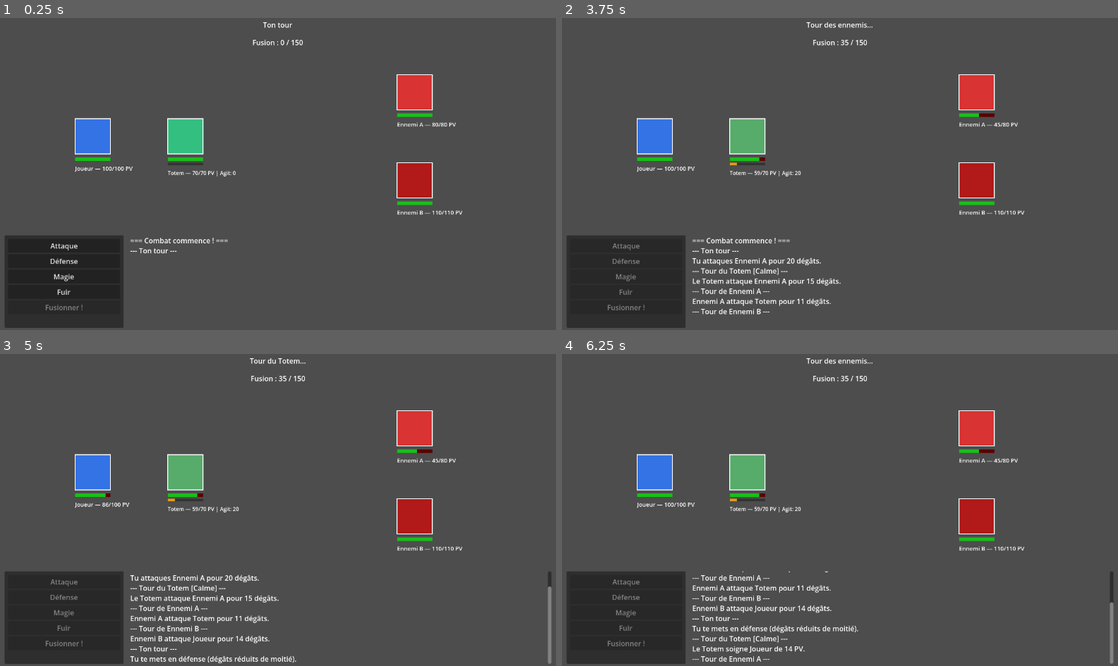
Above: before the commit, frames 1-4 (two rows, left to right).
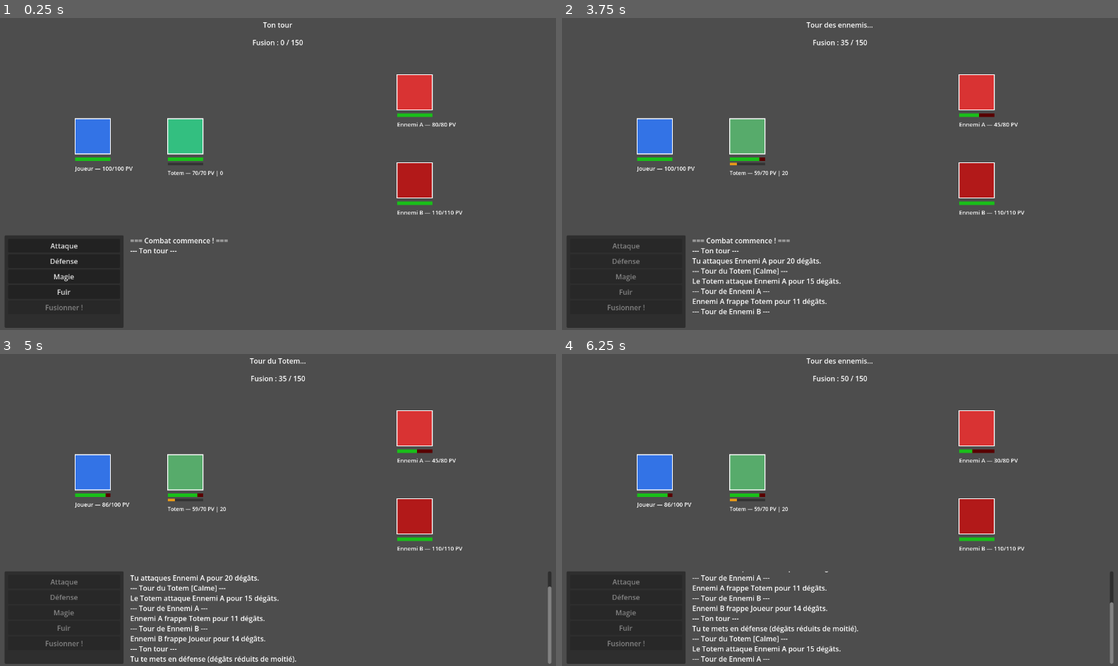
Above: after the commit, the same moments.

Repository: maxoupqg/totema_project
Game: Godot game, scene res://scenes/combat.tscn
Same seed, same stepped clock (60 frames per second), same inputs: the game is played once before the commit and once after it.
Inputs:
- Up to frame 1 (0.25 s): no input
- Up to frame 2 (3.75 s): click "Attaque" at 0.5 s; click "Ennemi A (80/80 PV)" at 1.25 s; tap Enter at 2, 3.5 s; tap Space at 2.75 s
- Up to frame 3 (5 s): click "Défense" at 4.25 s
- Up to frame 4 (6.25 s): tap Space at 5 s; tap Enter at 5.75 s

The runs differ from the first frame. In frame 1, less than 0.1% of the frame differs, in the area x 39-43%, y 48-51%; in frame 2, 0.2%; in frame 3, 0.4%; in frame 4, 0.7%, in the area x 18-79%, y 6-96%.

Commit message:
feat: axes Colère et Peur + architecture multi-axe
- TotemIABase : classe de base commune à tous les axes
- TotemIAAgitation : refactorisé depuis TotemIA
- TotemIAColere : attaque boostée + auto-dégâts, fusion retourne les dégâts
- TotemIAPeur : protection/redirection, fusion interception + contre-attaque
- Totem : @export type_axe (dropdown inspecteur), instancie l'IA au _ready
- reference_axes_totem.md : doc de design des axes

Co-Authored-By: Claude Sonnet 4.6 <noreply@anthropic.com>

Diff:
--- a/scenes/combat.tscn
+++ b/scenes/combat.tscn
@@ -1,40 +1,35 @@
-[gd_scene load_steps=6 format=3]
+[gd_scene format=3 uid="uid://bn6k7t1hloi38"]
 
-[ext_resource type="Script" path="res://scripts/gestionnaire_combat.gd" id="1"]
-[ext_resource type="Script" path="res://scripts/joueur.gd" id="2"]
-[ext_resource type="Script" path="res://scripts/totem.gd" id="3"]
-[ext_resource type="Script" path="res://scripts/ennemi.gd" id="4"]
-[ext_resource type="Script" path="res://scripts/fusion.gd" id="5"]
+[ext_resource type="Script" uid="uid://c3hbh6ystsday" path="res://scripts/gestionnaire_combat.gd" id="1"]
+[ext_resource type="Script" uid="uid://bsxsnaj02hwp1" path="res://scripts/joueur.gd" id="2"]
+[ext_resource type="Script" uid="uid://bf4wc3vds523y" path="res://scripts/totem.gd" id="3"]
+[ext_resource type="Script" uid="uid://bc2ppoo804cjp" path="res://scripts/ennemi.gd" id="4"]
+[ext_resource type="Script" uid="uid://c01k7vbdoh5k7" path="res://scripts/fusion.gd" id="5"]
 
-[node name="Combat" type="Node2D"]
+[node name="Combat" type="Node2D" unique_id=611260603]
 script = ExtResource("1")
 
-[node name="Combattants" type="Node2D" parent="."]
+[node name="Combattants" type="Node2D" parent="." unique_id=1323960995]
 
-[node name="Joueur" type="Node2D" parent="Combattants"]
-position = Vector2(220.0, 280.0)
+[node name="Joueur" type="Node2D" parent="Combattants" unique_id=673377662]
+position = Vector2(220, 280)
 script = ExtResource("2")
+degats_magie = 28
 nom_combattant = "Joueur"
-pv_max = 100
-vitesse = 10
 degats_base = 20
 couleur = Color(0.2, 0.45, 0.9, 1)
-degats_magie = 28
 
-[node name="Totem" type="Node2D" parent="Combattants"]
-position = Vector2(430.0, 280.0)
+[node name="Totem" type="Node2D" parent="Combattants" unique_id=1569438253]
+position = Vector2(430, 280)
 script = ExtResource("3")
+type_axe = 1
 nom_combattant = "Totem"
 pv_max = 70
 vitesse = 9
-degats_base = 15
 couleur = Color(0.2, 0.75, 0.5, 1)
-agitation = 0
-soin_base = 20
-agitation_par_coup = 20
 
-[node name="Ennemi1" type="Node2D" parent="Combattants"]
-position = Vector2(950.0, 180.0)
+[node name="Ennemi1" type="Node2D" parent="Combattants" unique_id=561715313]
+position = Vector2(950, 180)
 script = ExtResource("4")
 nom_combattant = "Ennemi A"
 pv_max = 80
@@ -42,8 +37,8 @@
 degats_base = 11
 couleur = Color(0.85, 0.2, 0.2, 1)
 
-[node name="Ennemi2" type="Node2D" parent="Combattants"]
-position = Vector2(950.0, 380.0)
+[node name="Ennemi2" type="Node2D" parent="Combattants" unique_id=1397143638]
+position = Vector2(950, 380)
 script = ExtResource("4")
 nom_combattant = "Ennemi B"
 pv_max = 110
@@ -51,15 +46,12 @@
 degats_base = 14
 couleur = Color(0.7, 0.1, 0.1, 1)
 
-[node name="Fusion" type="Node" parent="."]
+[node name="Fusion" type="Node" parent="." unique_id=1610684322]
 script = ExtResource("5")
-jauge_max = 150
-duree_fusion = 3
-soin_fusion = 40
 
-[node name="UI" type="CanvasLayer" parent="."]
+[node name="UI" type="CanvasLayer" parent="." unique_id=1515182418]
 
-[node name="LabelTour" type="Label" parent="UI"]
+[node name="LabelTour" type="Label" parent="UI" unique_id=1295591736]
 offset_left = 490.0
 offset_top = 15.0
 offset_right = 790.0
@@ -67,7 +59,7 @@
 text = "En attente..."
 horizontal_alignment = 1
 
-[node name="LabelFusion" type="Label" parent="UI"]
+[node name="LabelFusion" type="Label" parent="UI" unique_id=1788553001]
 offset_left = 490.0
 offset_top = 55.0
 offset_right = 790.0
@@ -75,51 +67,59 @@
 text = "Fusion : 0 / 150"
 horizontal_alignment = 1
 
-[node name="PanelCibles" type="Panel" parent="UI"]
+[node name="PanelCibles" type="Panel" parent="UI" unique_id=110242071]
+visible = false
 offset_left = 20.0
 offset_top = 390.0
 offset_right = 290.0
 offset_bottom = 500.0
-visible = false
 
-[node name="VBoxCibles" type="VBoxContainer" parent="UI/PanelCibles"]
+[node name="VBoxCibles" type="VBoxContainer" parent="UI/PanelCibles" unique_id=2113932017]
+layout_mode = 0
 offset_left = 8.0
 offset_top = 8.0
 offset_right = 262.0
 offset_bottom = 92.0
 
-[node name="LabelTitre" type="Label" parent="UI/PanelCibles/VBoxCibles"]
+[node name="LabelTitre" type="Label" parent="UI/PanelCibles/VBoxCibles" unique_id=1502244236]
+layout_mode = 2
 text = "Choisir une cible :"
 
-[node name="PanelActions" type="Panel" parent="UI"]
+[node name="PanelActions" type="Panel" parent="UI" unique_id=100825659]
 offset_left = 20.0
 offset_top = 505.0
 offset_right = 290.0
 offset_bottom = 715.0
 
-[node name="VBoxContainer" type="VBoxContainer" parent="UI/PanelActions"]
+[node name="VBoxContainer" type="VBoxContainer" parent="UI/PanelActions" unique_id=2074504680]
+layout_mode = 0
 offset_left = 8.0
 offset_top = 8.0
 offset_right = 262.0
 offset_bottom = 202.0
 
-[node name="BtnAttaque" type="Button" parent="UI/PanelActions/VBoxContainer"]
+[node name="BtnAttaque" type="Button" parent="UI/PanelActions/VBoxContainer" unique_id=1956577146]
+layout_mode = 2
 text = "Attaque"
 
-[node name="BtnDefense" type="Button" parent="UI/PanelActions/VBoxContainer"]
+[node name="BtnDefense" type="Button" parent="UI/PanelActions/VBoxContainer" unique_id=699754103]
+layout_mode = 2
 text = "Défense"
 
-[node name="BtnMagie" type="Button" parent="UI/PanelActions/VBoxContainer"]
+[node name="BtnMagie" type="Button" parent="UI/PanelActions/VBoxContainer" unique_id=477377541]
+layout_mode = 2
 text = "Magie"
 
-[node name="BtnFuir" type="Button" parent="UI/PanelActions/VBoxContainer"]
+[node name="BtnFuir" type="Button" parent="UI/PanelActions/VBoxContainer" unique_id=699392935]
+layout_mode = 2
 text = "Fuir"
 
-[node name="BtnFusionner" type="Button" parent="UI/PanelActions/VBoxContainer"]
+[node name="BtnFusionner" type="Button" parent="UI/PanelActions/VBoxContainer" unique_id=1987895442]
+layout_mode = 2
+disabled = true
 text = "Fusionner !"
-disabled = true
 
-[node name="JournalCombat" type="RichTextLabel" parent="UI"]
+[node name="JournalCombat" type="RichTextLabel" parent="UI" unique_id=1883850290]
 offset_left = 305.0
 offset_top = 505.0
 offset_right = 1260.0
--- a/scripts/gestionnaire_combat.gd
+++ b/scripts/gestionnaire_combat.gd
@@ -172,7 +172,6 @@
 	if not fusion.en_fusion:
 		return
 	if not totem.est_vivant():
-		# Le totem est mort : la fusion se termine immédiatement
 		fusion.tours_restants = 0
 		fusion.en_fusion = false
 		_log("--- La fusion se termine (totem hors combat) ---")
@@ -180,10 +179,19 @@
 		joueur.couleur = _couleur_joueur_originale
 		joueur.queue_redraw()
 		return
-	var soin: int = min(fusion.soin_fusion, joueur.pv_max - joueur.pv_actuels)
-	joueur.pv_actuels += soin
-	joueur.queue_redraw()
-	_log("[Fusion] Le Totem te soigne de %d PV !" % soin)
+	match totem.type_axe:
+		Totem.TypeAxe.AGITATION:
+			# Soin fiable et amplifié après chaque action
+			var soin: int = min(fusion.soin_fusion, joueur.pv_max - joueur.pv_actuels)
+			joueur.pv_actuels += soin
+			joueur.queue_redraw()
+			_log("[Fusion] Le Totem te soigne de %d PV !" % soin)
+		Totem.TypeAxe.COLERE:
+			# L'effet se produit côté ennemi (voir _executer_tour_ennemi)
+			_log("[Fusion Colère] Actif — les ennemis brûlent quand ils te frappent.")
+		Totem.TypeAxe.PEUR:
+			# L'effet se produit côté ennemi (voir _executer_tour_ennemi)
+			_log("[Fusion Peur] Actif — le Totem intercepte et contre-attaque.")
 	fusion.decrementer_tour()
 	if not fusion.en_fusion:
 		_log("--- La fusion se termine ---")
@@ -238,18 +246,53 @@
 	var cibles: Array[Combattant] = []
 	if joueur.est_vivant():
 		cibles.append(joueur)
-	if totem.est_vivant() and not fusion.en_fusion:  # totem non ciblable pendant la fusion
+	if totem.est_vivant() and not fusion.en_fusion:
 		cibles.append(totem)
 	if cibles.is_empty():
 		return
 	var cible: Combattant = cibles[randi() % cibles.size()]
+
+	# Peur hors fusion : intercept ou redirection selon le flag actif
+	if totem.est_vivant() and not fusion.en_fusion:
+		if cible == joueur and totem.protection_active:
+			totem.protection_active = false
+			cible = totem
+			_log("%s attaque — le Totem intercepte le coup à ta place !" % ennemi_actif.nom_combattant)
+		elif cible == totem and totem.protection_egoiste:
+			totem.protection_egoiste = false
+			cible = joueur
+			_log("%s attaque le Totem — il esquive et te redirige le coup !" % ennemi_actif.nom_combattant)
+
+	# Fusion Peur : interception fiable + contre-attaque (totem absorbe, pas le joueur)
+	if fusion.en_fusion and totem.type_axe == Totem.TypeAxe.PEUR and cible == joueur and totem.est_vivant():
+		var degats_absorbes: int = ennemi_actif.degats_base
+		totem.pv_actuels = max(0, totem.pv_actuels - degats_absorbes)
+		totem.queue_redraw()
+		if totem.pv_actuels <= 0:
+			totem.call_deferred("emit_signal", "mort")
+		_log("%s attaque — [Fusion Peur] Le Totem absorbe %d dégâts !" % [ennemi_actif.nom_combattant, degats_absorbes])
+		var contre: int = totem.degats_base
+		ennemi_actif.pv_actuels = max(0, ennemi_actif.pv_actuels - contre)
+		ennemi_actif.queue_redraw()
+		_log("[Fusion Peur] Contre-attaque : %d dégâts sur %s !" % [contre, ennemi_actif.nom_combattant])
+		if not joueur.est_vivant():
+			return
+		_prochain_tour_ennemi()
+		return
+
 	var degats: int = ennemi_actif.jouer_tour(cible)
-	_log("%s attaque %s pour %d dégâts%s." % [
-		ennemi_actif.nom_combattant,
-		cible.nom_combattant,
-		degats,
+	_log("%s frappe %s pour %d dégâts%s." % [
+		ennemi_actif.nom_combattant, cible.nom_combattant, degats,
 		" (réduit)" if cible.en_defense else ""
 	])
+
+	# Fusion Colère : l'attaquant brûle en frappant le joueur
+	if fusion.en_fusion and totem.type_axe == Totem.TypeAxe.COLERE and cible == joueur:
+		var brulure: int = max(1, degats / 2)
+		ennemi_actif.pv_actuels = max(0, ennemi_actif.pv_actuels - brulure)
+		ennemi_actif.queue_redraw()
+		_log("[Fusion Colère] %s brûle pour %d dégâts en retour !" % [ennemi_actif.nom_combattant, brulure])
+
 	if not joueur.est_vivant():
 		return
 	_prochain_tour_ennemi()
@@ -311,6 +354,7 @@
 	var cible: Combattant = decision["cible"]
 	var valeur: int = decision["valeur"]
 	var erratique: bool = decision["erratique"]
+	var auto_d: int = decision.get("auto_degat", 0)
 	match decision["action"]:
 		"soin":
 			if erratique and cible is Ennemi:
@@ -319,17 +363,23 @@
 				_log("Le Totem soigne %s de %d PV." % [cible.nom_combattant, valeur])
 		"attaque":
 			fusion.ajouter_points(valeur)
-			if erratique:
+			if erratique and cible == joueur:
+				_log("Le Totem perd le contrôle et frappe le Joueur pour %d dégâts ! (colère)" % valeur)
+			elif erratique:
 				_log("Le Totem oublie de soigner et attaque pour %d dégâts." % valeur)
 			else:
 				_log("Le Totem attaque %s pour %d dégâts." % [cible.nom_combattant, valeur])
+			if auto_d > 0:
+				_log("Le Totem s'inflige %d dégâts. (colère)" % auto_d)
+		"protection":
+			_log("Le Totem se positionne pour te protéger.")
+		"protection_egoiste":
+			_log("Le Totem panique et se protège lui-même... (les coups seront redirigés vers toi !)")
+		"rien":
+			_log("Le Totem hésite et ne fait rien. (anxieux)")
 
 func _nom_palier(agitation: int) -> String:
-	match TotemIA.get_palier(agitation):
-		TotemIA.Palier.CALME: return "Calme"
-		TotemIA.Palier.NEUTRE: return "Neutre"
-		TotemIA.Palier.AGITE: return "Agité !"
-	return "?"
+	return totem.ia.nom_palier(agitation)
 
 func _log(texte: String) -> void:
 	journal.append_text(texte + "\n")
--- a/scripts/totem.gd
+++ b/scripts/totem.gd
@@ -3,23 +3,56 @@
 
 signal agitation_change(nouvelle_valeur: int)
 
+enum TypeAxe { AGITATION, COLERE, PEUR }
+
+@export var type_axe: TypeAxe = TypeAxe.AGITATION
 @export var agitation: int = 0
 @export var soin_base: int = 20
 @export var agitation_par_coup: int = 20
 
+var ia: TotemIABase
+# Peur : flags activés sur le tour du totem, consommés lors des attaques ennemies
+var protection_active: bool = false     # bloque un coup destiné au joueur
+var protection_egoiste: bool = false    # esquive ses propres coups, redirige vers joueur
+
+func _ready() -> void:
+	match type_axe:
+		TypeAxe.AGITATION: ia = TotemIAAgitation.new()
+		TypeAxe.COLERE:    ia = TotemIAColere.new()
+		TypeAxe.PEUR:      ia = TotemIAPeur.new()
+	super._ready()
+
 func prendre_degats(montant: int) -> int:
 	var degats: int = super.prendre_degats(montant)
-	# Se prendre des coups agite le totem
 	_modifier_agitation(agitation_par_coup)
 	return degats
 
 func jouer_tour(joueur: Combattant, ennemi: Combattant) -> Dictionary:
-	var decision: Dictionary = TotemIA.choisir_action(agitation, joueur, ennemi)
+	# Reset des flags de protection au début de chaque tour
+	protection_active = false
+	protection_egoiste = false
+
+	var decision: Dictionary = ia.choisir_action(agitation, joueur, ennemi)
 	match decision["action"]:
 		"soin":
 			decision["valeur"] = _soigner(decision["cible"])
 		"attaque":
-			decision["valeur"] = decision["cible"].prendre_degats(degats_base)
+			var boost: float = decision.get("boost_degats", 1.0)
+			decision["valeur"] = decision["cible"].prendre_degats(int(degats_base * boost))
+		"protection":
+			protection_active = true
+		"protection_egoiste":
+			protection_egoiste = true
+		"rien":
+			pass
+
+	# Auto-dégât (Colère) — dégâts directs sur le totem, sans augmenter l'agitation
+	var auto_d: int = decision.get("auto_degat", 0)
+	if auto_d > 0:
+		pv_actuels = max(0, pv_actuels - auto_d)
+		queue_redraw()
+		if pv_actuels <= 0:
+			call_deferred("emit_signal", "mort")
 	return decision
 
 func _soigner(cible: Combattant) -> int:
@@ -35,7 +68,6 @@
 
 func _draw() -> void:
 	var ratio_agit: float = float(agitation) / 100.0
-	# Couleur qui glisse du calme vers l'agité
 	var couleur_agit: Color = couleur.lerp(Color(0.9, 0.35, 0.1, 1), ratio_agit)
 	draw_rect(Rect2(-40.0, -40.0, 80.0, 80.0), couleur_agit)
 	draw_rect(Rect2(-40.0, -40.0, 80.0, 80.0), Color.WHITE, false, 2.0)
@@ -51,6 +83,6 @@
 	draw_string(
 		ThemeDB.fallback_font,
 		Vector2(-40.0, 88.0),
-		"%s — %d/%d PV | Agit: %d" % [nom_combattant, pv_actuels, pv_max, agitation],
+		"%s — %d/%d PV | %d" % [nom_combattant, pv_actuels, pv_max, agitation],
 		HORIZONTAL_ALIGNMENT_LEFT, -1, 12
 	)
--- a/scripts/totem_ia.gd
+++ b/scripts/totem_ia.gd
@@ -1,37 +1,27 @@
-class_name TotemIA
-extends RefCounted
+# Axe Agitation (axe de départ du proto)
+class_name TotemIAAgitation
+extends TotemIABase
 
-enum Palier { CALME, NEUTRE, AGITE }
+func nom_palier(agitation: int) -> String:
+	match get_palier(agitation):
+		0: return "Calme"
+		1: return "Neutre"
+		2: return "Agité !"
+	return "?"
 
-const SEUIL_NEUTRE: int = 34
-const SEUIL_AGITE: int = 67
-
-static func get_palier(agitation: int) -> Palier:
-	if agitation < SEUIL_NEUTRE:
-		return Palier.CALME
-	elif agitation < SEUIL_AGITE:
-		return Palier.NEUTRE
-	else:
-		return Palier.AGITE
-
-# Retourne { action, cible, valeur (rempli par Totem), erratique }
-static func choisir_action(agitation: int, joueur: Combattant, ennemi: Combattant) -> Dictionary:
+func choisir_action(agitation: int, joueur: Combattant, ennemi: Combattant) -> Dictionary:
 	match get_palier(agitation):
-		Palier.CALME:
-			# Support fiable : soigne dès que le joueur a perdu des PV, sinon attaque
+		0:	# Calme : soigne dès que le joueur a perdu des PV, sinon attaque
 			if joueur.pv_actuels < joueur.pv_max:
-				return { "action": "soin", "cible": joueur, "valeur": 0, "erratique": false }
-			return { "action": "attaque", "cible": ennemi, "valeur": 0, "erratique": false }
-		Palier.NEUTRE:
-			# Distrait : 50% de chance d'oublier de soigner et d'attaquer à la place
+				return _d("soin", joueur)
+			return _d("attaque", ennemi)
+		1:	# Neutre : 50% de chance d'oublier de soigner
 			if joueur.pv_actuels < joueur.pv_max:
 				if randf() < 0.5:
-					return { "action": "soin", "cible": joueur, "valeur": 0, "erratique": false }
-				else:
-					return { "action": "attaque", "cible": ennemi, "valeur": 0, "erratique": true }
-			return { "action": "attaque", "cible": ennemi, "valeur": 0, "erratique": false }
-		Palier.AGITE:
-			# Tente de soigner mais cible aléatoire — peut soigner l'ennemi
-			var cible_soin: Combattant = joueur if randf() < 0.5 else ennemi
-			return { "action": "soin", "cible": cible_soin, "valeur": 0, "erratique": true }
-	return { "action": "attaque", "cible": ennemi, "valeur": 0, "erratique": false }
+					return _d("soin", joueur)
+				return _d("attaque", ennemi, true)  # erratique : a oublié de soigner
+			return _d("attaque", ennemi)
+		2:	# Agité : soigne mais cible aléatoire (peut soigner l'ennemi)
+			var cible: Combattant = joueur if randf() < 0.5 else ennemi
+			return _d("soin", cible, true)
+	return _d("attaque", ennemi)
--- /dev/null
+++ b/scripts/totem_ia_base.gd
@@ -0,0 +1,33 @@
+class_name TotemIABase
+extends RefCounted
+
+const SEUIL_NEUTRE: int = 34
+const SEUIL_EXTREME: int = 67
+
+func get_palier(agitation: int) -> int:
+	# 0 = calme, 1 = neutre, 2 = extrême
+	if agitation < SEUIL_NEUTRE:
+		return 0
+	elif agitation < SEUIL_EXTREME:
+		return 1
+	return 2
+
+# À surcharger dans chaque axe
+func nom_palier(agitation: int) -> String:
+	return "?"
+
+# Format du dictionnaire retourné :
+# { action, cible, valeur(=0), erratique, auto_degat(=0), boost_degats(=1.0) }
+# - action   : "soin" | "attaque" | "protection" | "protection_egoiste" | "rien"
+# - auto_degat : dégâts que le totem s'inflige lui-même (Colère)
+# - boost_degats : multiplicateur sur degats_base du totem
+func choisir_action(agitation: int, joueur: Combattant, ennemi: Combattant) -> Dictionary:
+	return _d("attaque", ennemi)
+
+# Helper interne pour construire le dictionnaire
+func _d(action: String, cible: Combattant, erratique: bool = false,
+		auto_degat: int = 0, boost: float = 1.0) -> Dictionary:
+	return {
+		"action": action, "cible": cible, "valeur": 0,
+		"erratique": erratique, "auto_degat": auto_degat, "boost_degats": boost
+	}
--- /dev/null
+++ b/scripts/totem_ia_colere.gd
@@ -0,0 +1,25 @@
+# Axe Colère — casse la durée / les ressources (un compte à rebours)
+# Calme  : attaque normale
+# Nerveux: attaque boostée + auto-dégât (avertissement)
+# Colère : frappe très fort + auto-dégât sérieux, peut frapper le joueur
+# Fusion : les ennemis brûlent quand ils frappent le joueur
+class_name TotemIAColere
+extends TotemIABase
+
+func nom_palier(agitation: int) -> String:
+	match get_palier(agitation):
+		0: return "Calme"
+		1: return "Nerveux"
+		2: return "Colère !"
+	return "?"
+
+func choisir_action(agitation: int, joueur: Combattant, ennemi: Combattant) -> Dictionary:
+	match get_palier(agitation):
+		0:	# Calme : attaque normale, aucun coût
+			return _d("attaque", ennemi)
+		1:	# Nerveux : attaque boostée + auto-dégât faible (la colère chauffe)
+			return _d("attaque", ennemi, false, 8, 1.4)
+		2:	# Colère : frappe très fort, auto-dégât sérieux, 25% de frapper le joueur
+			var cible: Combattant = joueur if randf() < 0.25 else ennemi
+			return _d("attaque", cible, cible == joueur, 20, 2.0)
+	return _d("attaque", ennemi)
--- /dev/null
+++ b/scripts/totem_ia_peur.gd
@@ -0,0 +1,26 @@
+# Axe Peur — casse l'esquive / la protection (pour qui le totem se protège)
+# Calme      : se positionne pour bloquer un coup destiné au joueur
+# Anxieux    : oublie de protéger une fois sur deux
+# Panique    : esquive tout ce qui le vise — mais redirige les coups vers le joueur
+# Fusion     : intercepte + contre-attaque sur chaque frappe ennemie
+class_name TotemIAPeur
+extends TotemIABase
+
+func nom_palier(agitation: int) -> String:
+	match get_palier(agitation):
+		0: return "Calme"
+		1: return "Anxieux"
+		2: return "Panique !"
+	return "?"
+
+func choisir_action(agitation: int, joueur: Combattant, ennemi: Combattant) -> Dictionary:
+	match get_palier(agitation):
+		0:	# Calme : protection fiable du joueur
+			return _d("protection", joueur)
+		1:	# Anxieux : 50% de chance d'oublier de se positionner
+			if randf() < 0.5:
+				return _d("protection", joueur)
+			return _d("rien", joueur, true)  # erratique : a oublié de protéger
+		2:	# Panique : protection égoïste (se protège lui, redirige vers joueur)
+			return _d("protection_egoiste", joueur, true)
+	return _d("rien", joueur)
Not shown, added: scripts/totem_ia_base.gd.uid
Not shown, added: scripts/totem_ia_colere.gd.uid
Not shown, added: scripts/totem_ia_peur.gd.uid
Not shown, changed: CLAUDE.md
Not shown, added: reference_axes_totem.md
